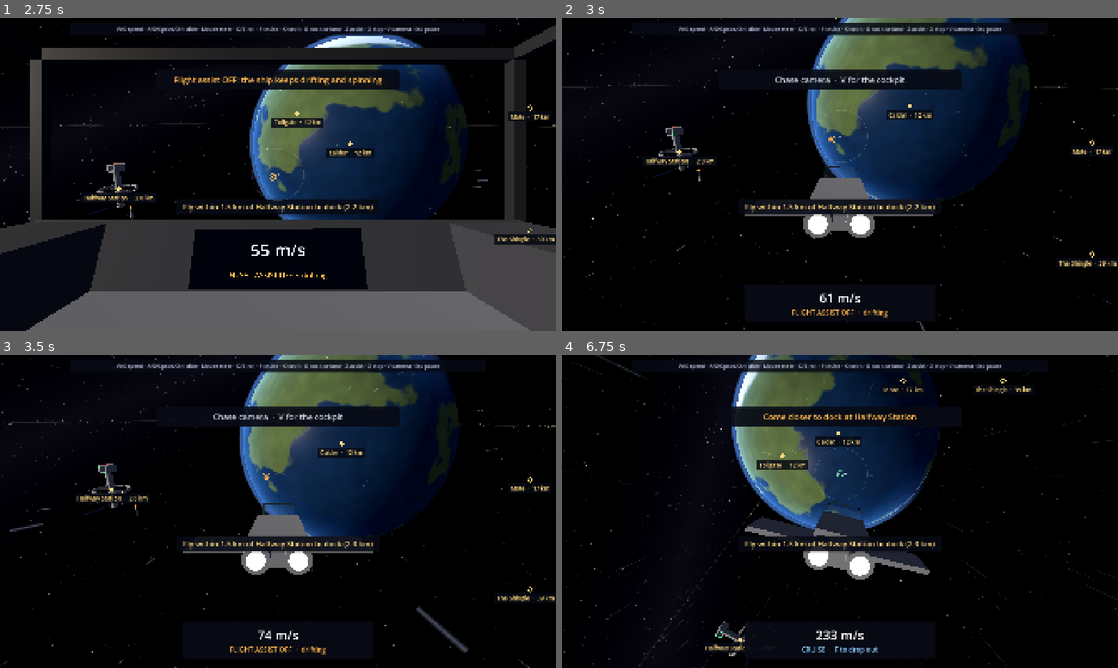
Above: before the commit, frames 1-4 (two rows, left to right).
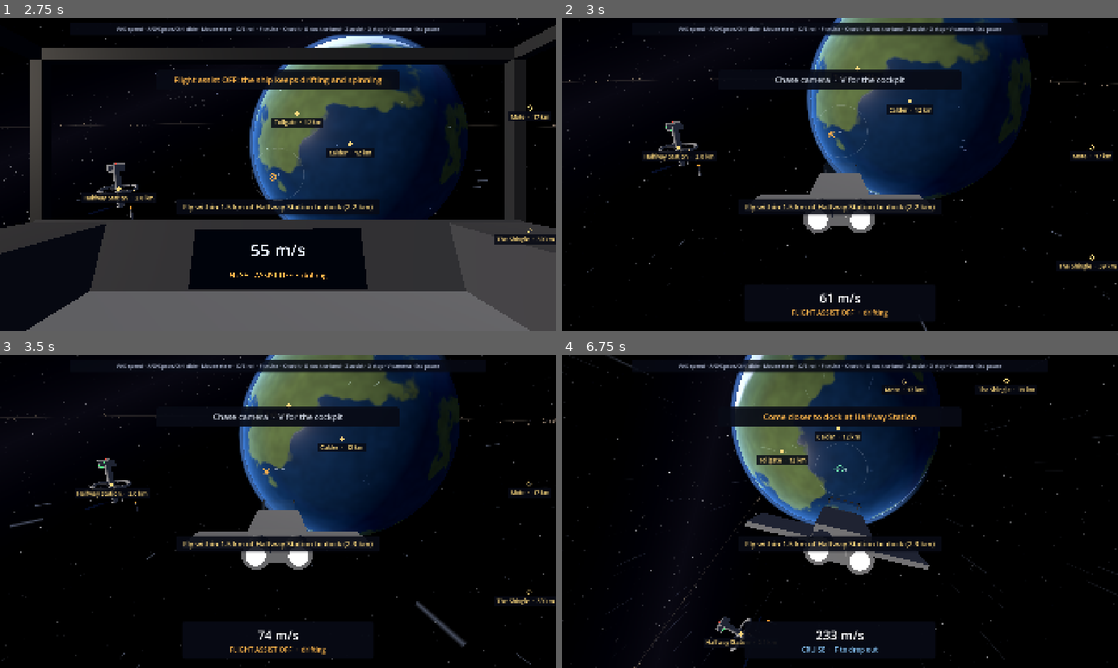
Above: after the commit, the same moments.

Repository: ggbillyjoe3526/praesepe
Game: Godot game, scene res://game/main/main.tscn
Two runs of this game, one before a commit and one after it. Both use one fixed random seed, a clock stepped at 60 frames per second and the inputs below.
Inputs (mouse positions are in pixels of both pictures, inside the frame that each line leads up to):
- Up to frame 1 (2.75 s): tap Enter at 0.5 s; move the mouse to (305, 174) at 0.52 s; hold G (dock) 0.53-1.28 s; hold S (thrust_back) from 0.53 s (still down); click (305, 174) at 0.67 s; move the mouse to (250, 174) at 1.27 s; tap X (full_stop) at 1.35 s; move the mouse to (289, 168) at 2.02 s; hold Z (toggle_assist) from 2.03 s (still down)
- Up to frame 2 (3 s): keep holding S (thrust_back); move the mouse to (834, 180) at 2.77 s; release Z (toggle_assist) at 2.78 s; tap V (toggle_camera) at 2.85 s; click (834, 180) at 2.92 s
- Up to frame 3 (3.5 s): keep holding S (thrust_back)
- Up to frame 4 (6.75 s): move the mouse to (878, 514) at 3.52 s; hold F (toggle_cruise) 3.53-4.28 s; move the mouse to (795, 508) at 4.27 s; tap O (toggle_orbit) at 4.35 s; move the mouse to (845, 511) at 5.02 s; hold Shift 5.03-5.78 s; click (845, 511) at 5.17 s; move the mouse to (817, 505) at 5.77 s; release S (thrust_back) at 5.78 s; hold E (roll_right) 5.78-6.53 s; tap Alt at 5.85 s; move the mouse to (867, 511) at 6.52 s; hold S (thrust_back) from 6.53 s (still down); hold G (dock) from 6.53 s (still down)

Frame 1 is identical in both runs. In frame 2, 4.6% of the frame differs, in the area x 0-100%, y 0-100%; in frame 3, 5.0%; in frame 4, 5.8%.

Commit message:
Review fixes: chase camera looks 9 degrees down, migration reads the file header and rounds first
At 60 degrees the ship sat about a third lower in the chase view than
when approved; 9 degrees of look-down puts it back. The settings
migration now falls back to the file header's version and rounds the old
value before comparing it with 75. Tests check both, and that the main
scene's cameras start at the default view. The starfield comment is
updated for the new view.

Co-Authored-By: Claude Opus 5.5 (1M context) <noreply@anthropic.com>
Claude-Session: https://claude.ai/code/session_01GcnUt5fV3z4oT8mkD63aBc

Diff:
--- a/game/camera/camera_tuning.gd
+++ b/game/camera/camera_tuning.gd
@@ -32,7 +32,7 @@
 ## Reduce motion multiplies the lag by this, so the camera swings less.
 @export var chase_lag_reduced: float = 0.5
 ## How far the camera looks down at the ship (degrees).
-@export var chase_look_down: float = 8.0
+@export var chase_look_down: float = 9.0
 ## With flight assist off, the share of the angle between the nose and the ship's motion the camera turns toward the
 ## motion, up to `lean_max` degrees.
 @export var lean_share: float = 0.5
--- a/game/camera/camera_tuning.tres
+++ b/game/camera/camera_tuning.tres
@@ -15,7 +15,7 @@
 shake_speed = 22.0
 chase_lag = 0.18
 chase_lag_reduced = 0.5
-chase_look_down = 8.0
+chase_look_down = 9.0
 lean_share = 0.5
 lean_max = 25.0
 lean_min_speed = 5.0
--- a/game/save/settings.gd
+++ b/game/save/settings.gd
@@ -103,7 +103,11 @@
 	from_dict(_defaults())
 	var r := SaveFile.read(path, KIND)
 	if r.ok:
-		from_dict(r.data)
+		var d: Dictionary = r.data
+		# The file's header holds its version too; it counts when the payload lacks a usable one.
+		if not _is_num(d.get("v")):
+			d["v"] = r.version
+		from_dict(d)
 	_dirty = false
 	changed.emit()
 	return r.ok
@@ -130,10 +134,11 @@
 
 
 ## Version 1 saved the field of view whenever any setting changed, so the old default (75°) almost always means the
-## player never moved the slider: it moves to the new default. Any other choice is kept, within the new range.
+## player never moved the slider: it moves to the new default. Any other choice is kept, within the new range. The
+## file itself stays version 1 until the next change is written, so this runs again on each load until then (harmless).
 static func _migrate_v1(d: Dictionary) -> Dictionary:
 	var out := d.duplicate()
-	if _is_num(out.get("fov")) and is_equal_approx(float(out.fov), OLD_DEFAULT_FOV):
+	if _is_num(out.get("fov")) and is_equal_approx(roundf(float(out.fov)), OLD_DEFAULT_FOV):
 		out.erase("fov")
 	out["v"] = 2
 	return out
--- a/game/world/starfield.gdshader
+++ b/game/world/starfield.gdshader
@@ -17,7 +17,8 @@
 }
 
 // One layer of stars: the view direction picks a cell on a 3D grid, and each cell may hold one star. `radius` is the
-// star's size in radians: about 1.5 px at 1080p and a 75 degree view, so stars never shimmer below a pixel.
+// star's size in radians: about 2 px at 1080p and the default 60 degree view, and still over a pixel at the widest
+// (90 degrees), so stars never shimmer below a pixel.
 float stars(vec3 dir, float cells, float threshold, float radius) {
 	vec3 p = dir * cells;
 	vec3 cell = floor(p);
--- a/test/unit/test_settings.gd
+++ b/test/unit/test_settings.gd
@@ -97,7 +97,7 @@
 	assert_almost_eq(across, 91.5, 0.5)
 
 
-func test_an_old_file_on_the_old_default_view_moves_to_the_new_one() -> void:
+func test_an_old_file_on_the_old_default_view_drops_it() -> void:
 	Settings.set_fov(80.0)
 	Settings.from_dict({"v": 1, "fov": 75.0, "shake": 0.5, "head_bob": false, "reduce_motion": false})
 	assert_eq(Settings.fov, 80.0, "an untouched old default leaves the current value (the new default after a load)")
@@ -110,6 +110,32 @@
 	assert_eq(Settings.fov, 70.0)
 	Settings.from_dict({"v": 1, "fov": 100.0})
 	assert_eq(Settings.fov, Settings.FOV_MAX, "a view wider than the new range comes in to its edge")
+
+
+func test_an_old_view_that_rounds_to_75_counts_as_the_old_default() -> void:
+	Settings.set_fov(80.0)
+	Settings.from_dict({"v": 1, "fov": 75.4})
+	assert_eq(Settings.fov, 80.0)
+
+
+func test_an_old_file_without_a_version_in_it_goes_by_its_header() -> void:
+	var f := FileAccess.open(Settings.path, FileAccess.WRITE)
+	f.store_string(SaveFile.encode(Settings.KIND, 1, {"fov": 75.0}))
+	f.close()
+	assert_true(Settings.load_saved())
+	assert_eq(Settings.fov, Settings.DEFAULT_FOV)
+
+
+func test_the_cameras_in_the_main_scene_start_at_the_default_view() -> void:
+	var main: PackedScene = load("res://game/main/main.tscn")
+	var state := main.get_state()
+	var found := 0
+	for i in state.get_node_count():
+		for p in state.get_node_property_count(i):
+			if state.get_node_property_name(i, p) == &"fov":
+				assert_eq(state.get_node_property_value(i, p), Settings.DEFAULT_FOV, str(state.get_node_name(i)))
+				found += 1
+	assert_eq(found, 2, "both ship cameras")
 
 
 func test_a_new_file_keeps_75() -> void:
Not shown, changed: DESIGN.md
